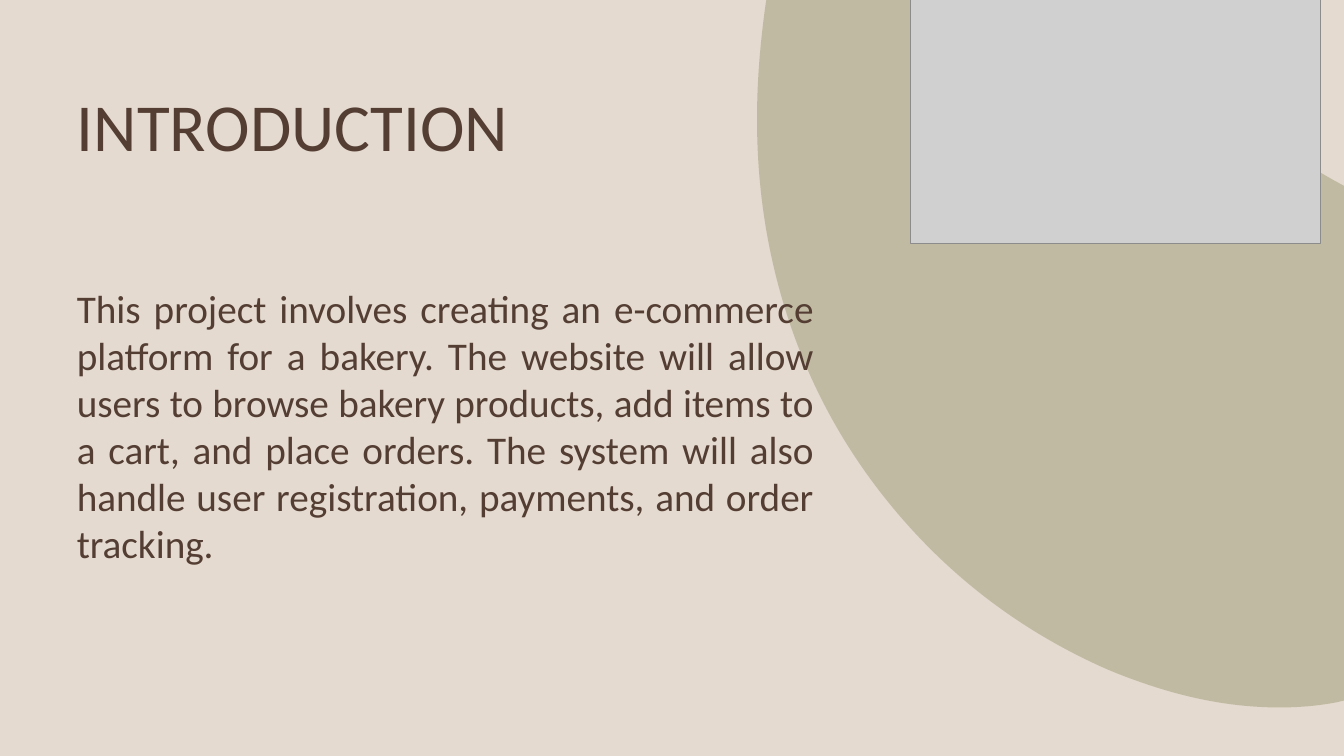
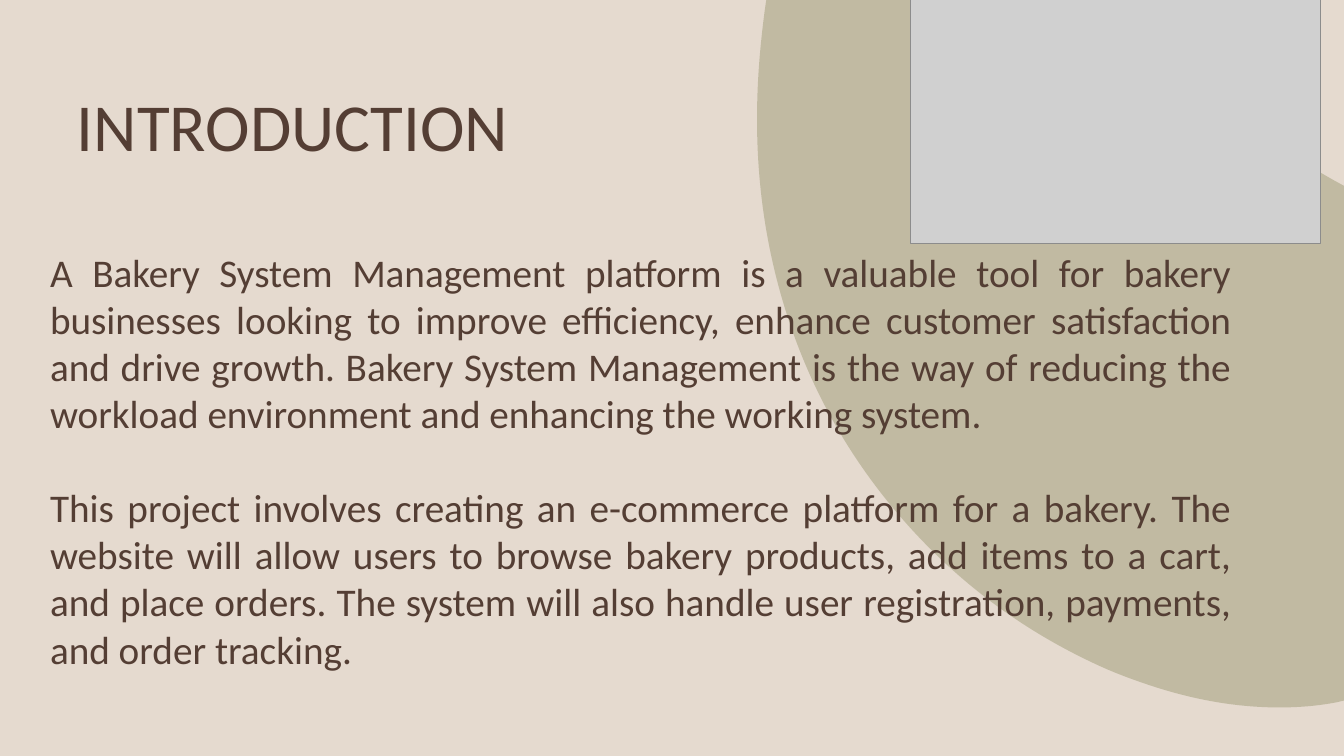
Before and after one commit to rebecca329/Bakewise, a slide deck: slide 3 of BAKERY.pptx. Drawn at 1344x756 pixels with LibreOffice and Linux fonts; fonts in the diff are those of the drawing; grey boxes stand for pictures; background and template pictures are left out. Boxes give left, top, right and bottom in pixels: in the first picture for what was removed or moved away, otherwise in the second. Text is boxed around its words. In the diff, an @@ line names an element or a change of style, - is before the commit and + after.

```diff
--- a/BAKERY.pptx
+++ b/BAKERY.pptx
@@ text "A Bakery System Management platform ..." moved from (x1=77, y1=290, x2=814, y2=565) to (x1=50, y1=260, x2=1231, y2=671) @@
@@ text at (x1=50, y1=260, x2=1231, y2=438): paragraph added @@
+A Bakery System Management platform is a valuable tool for bakery businesses looking to improve efficiency, enhance customer satisfaction and drive growth. Bakery System Management is the way of reducing the workload environment and enhancing the working system.
```
Also in this commit, not shown: 3 other slides changed, 2 slides added, 2 slides removed.
